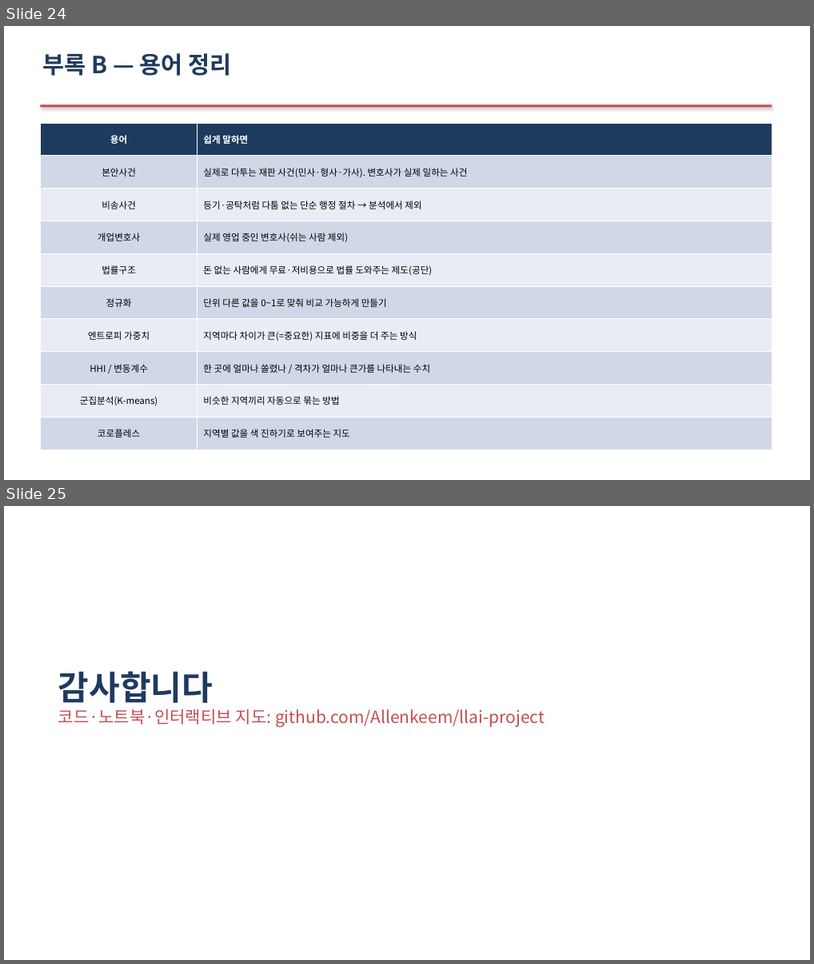
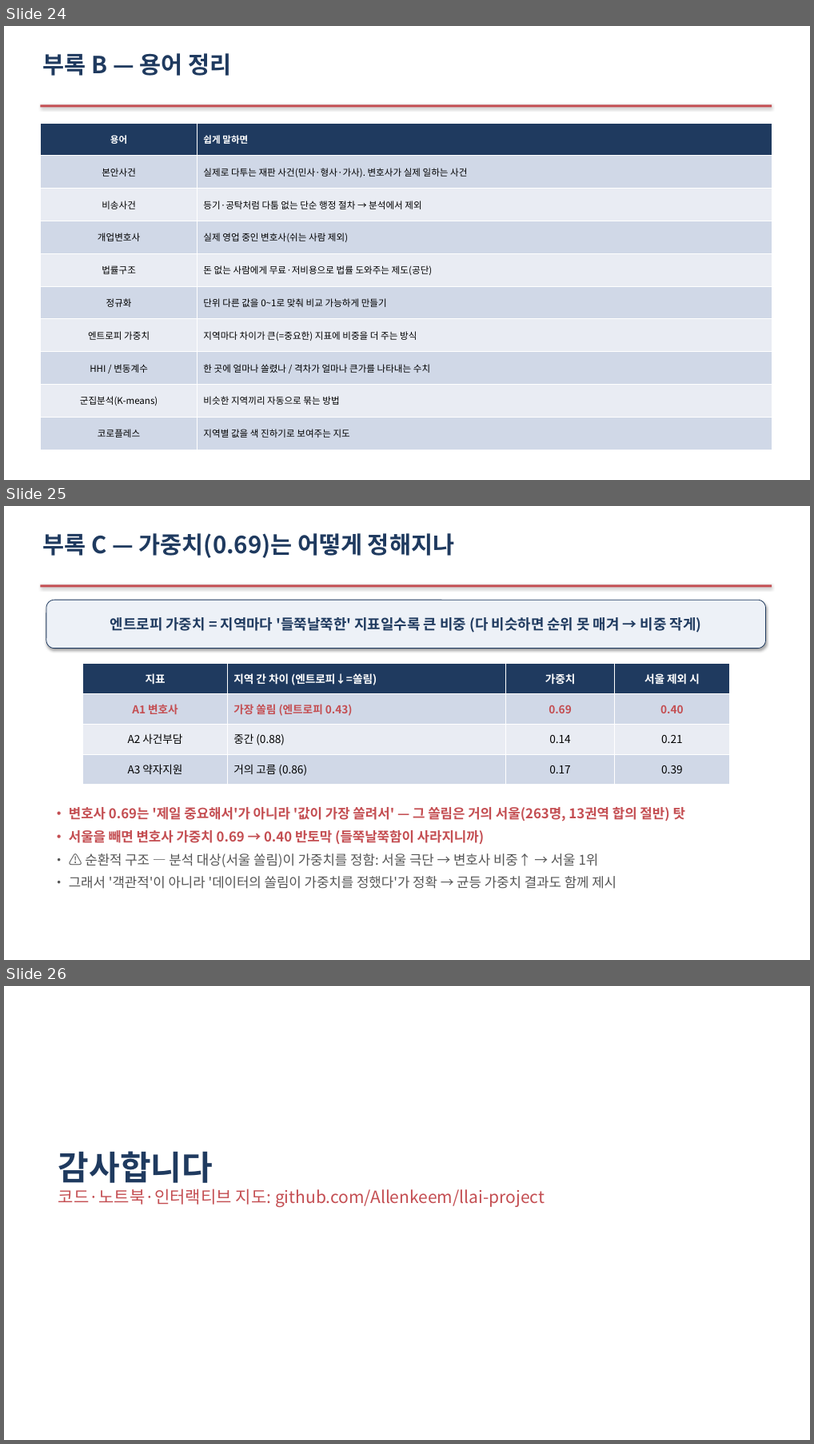
Before and after one commit to Allenkeem/llai-project, a slide deck: reports/발표자료.pptx. Shown one above the other, each under a label of ours: slides 24 and 25 before the commit, slides 24, 25 and 26 after it. The pictures are 814x964 and 814x1444 pixels, drawn with LibreOffice and Linux fonts; fonts in the diff are those of the drawing. Boxes give left, top, right and bottom in pixels: in the first picture for what was removed or moved away, otherwise in the second. Text is boxed around its words. In the diff, an @@ line names an element or a change of style, - is before the commit and + after.

```diff
--- a/reports/발표자료.pptx
+++ b/reports/발표자료.pptx
@@ slide 25 added at [4,506,810,960], background #FFFFFF @@
@@ text added at [43,533,454,558], 28 pt, text #1F3A5F, bold @@
+부록 C — 가중치(0.69)는 어떻게 정해지나
@@ rectangle added at [40,584,772,587], fill #C44E52 @@
@@ rounded rectangle added at [46,600,766,648], fill #EDF1F7, outline #1F3A5F 0.75 pt, 17 pt, text #1F3A5F, bold @@
+엔트로피 가중치 = 지역마다 '들쭉날쭉한' 지표일수록 큰 비중 (다 비슷하면 순위 못 매겨 → 비중 작게)
@@ table added at [82,664,730,784], 4 rows, 4 columns @@
+지표 | 지역 간 차이 (엔트로피↓=쏠림) | 가중치 | 서울 제외 시
+A1 변호사 | 가장 쏠림 (엔트로피 0.43) | 0.69 | 0.40
+A2 사건부담 | 중간 (0.88) | 0.14 | 0.21
+A3 약자지원 | 거의 고름 (0.86) | 0.17 | 0.39
@@ text added at [69,807,686,888], 16 pt, text #C44E52, bold @@
+• 변호사 0.69는 '제일 중요해서'가 아니라 '값이 가장 쏠려서' — 그 쏠림은 거의 서울(263명, 13권역 합의 절반) 탓
+• 서울을 빼면 변호사 가중치 0.69 → 0.40 반토막 (들쭉날쭉함이 사라지니까)
+• ⚠️ 순환적 구조 — 분석 대상(서울 쏠림)이 가중치를 정함: 서울 극단 → 변호사 비중↑ → 서울 1위
+• 그래서 '객관적'이 아니라 '데이터의 쏠림이 가중치를 정했다'가 정확 → 균등 가중치 결과도 함께 제시
@@ what was slide 25 is now slide 26 @@
```
Also in this commit, not shown: 1 other file.
